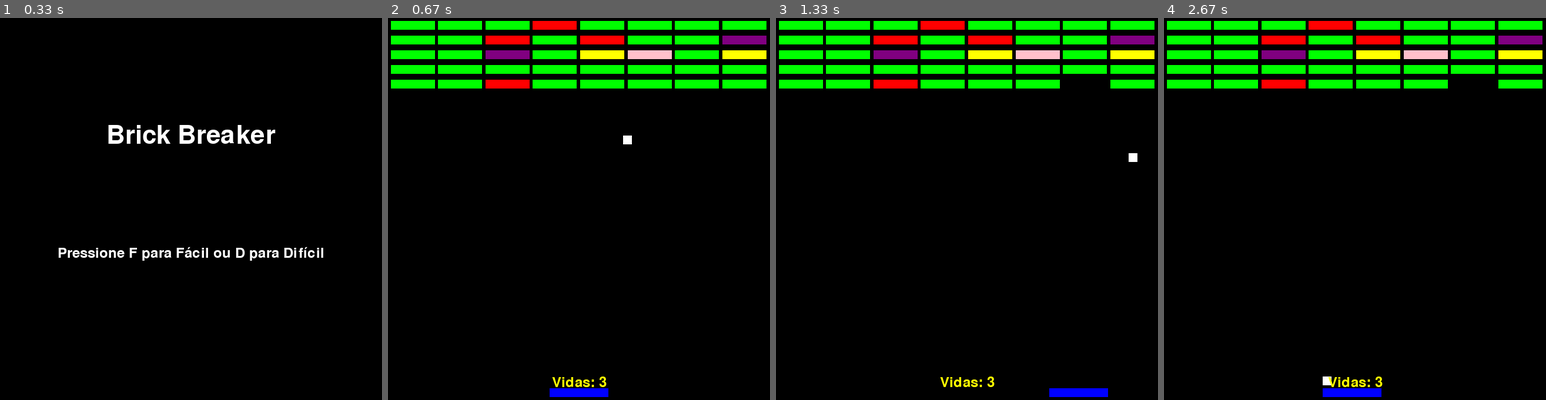
Above: before the commit, frames 1-4 (left to right).
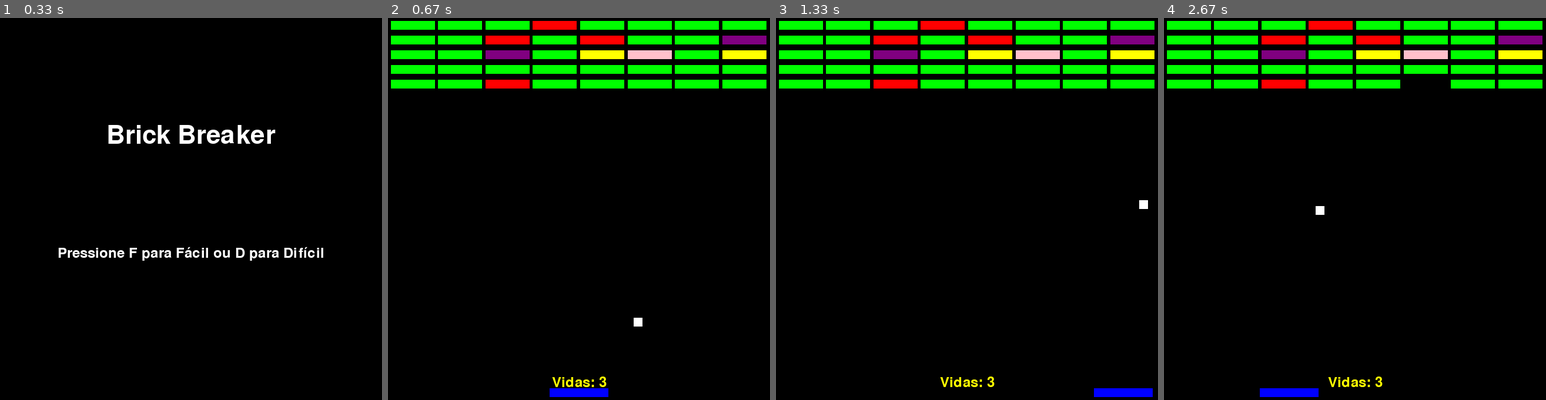
Above: after the commit, the same moments.

Repository: gustavomesc/jogo_pygame
Game: pygame game, started from jogo.py
The game is run twice, just before and just after one commit, with the same random seed, the same clock (stepped at 60 frames per second) and the same inputs.
Inputs:
- Up to frame 1 (0.33 s): no input
- Up to frame 2 (0.67 s): tap F at 0.33 s
- Up to frame 3 (1.33 s): hold Right 0.67-1.13 s; tap F at 0.73, 1.03, 1.23 s; hold Right from 1.17 s (still down)
- Up to frame 4 (2.67 s): tap F at 1.53, 1.73, 2.03, 2.3, 2.6 s; release Right at 1.63 s; hold Left 1.67-2.2 s; hold Left 2.23-2.63 s

Frame 1 is identical in both runs. In frame 2, 0.1% of the frame differs, in the area x 61-67%, y 30-81%; in frame 3, 0.9%; in frame 4, 1.3%, in the area x 25-87%, y 16-100%.

Commit message:
Ajustes 3

Diff:
--- a/jogo.py
+++ b/jogo.py
@@ -16,15 +16,13 @@
     pygame.mixer.music.play(-1, 0.0)
 
 def iniciar_musica_tela_inicial():
-    pygame.mixer.music.load('musica_tela_inicial.mp3')  # Música da tela inicial
+    pygame.mixer.music.load('musica_tela_inicial.mp3')
     pygame.mixer.music.set_volume(0.5)
-    pygame.mixer.music.play(-1, 0.0)  # Loop infinito a partir de 0.0 segundos
-
-# Função para iniciar a música de vitória
+    pygame.mixer.music.play(-1, 0.0)
 def iniciar_musica_vitoria():
-    pygame.mixer.music.load('musica_vitoria.mp3')  # Música de vitória
+    pygame.mixer.music.load('musica_vitoria.mp3')
     pygame.mixer.music.set_volume(0.5)
-    pygame.mixer.music.play(0, 0.0)  # Toca uma vez, sem loop
+    pygame.mixer.music.play(0, 0.0)
 
 tamanho_tela = (650, 650)
 tela = pygame.display.set_mode(tamanho_tela)
@@ -171,11 +169,11 @@
 
         keys = pygame.key.get_pressed()
         if keys[pygame.K_RIGHT]:
-            if (jogador.x + tamanho_jogador) < tamanho_tela[0]:
-                jogador.x += 5
+            if (jogador.x + jogador.width) < tamanho_tela[0]:
+                jogador.x += 7
         if keys[pygame.K_LEFT]:
             if jogador.x > 0:
-                jogador.x -= 5
+                jogador.x -= 7
 
         bola.x += movimento_bola[0]
         bola.y += movimento_bola[1]
@@ -186,6 +184,7 @@
             movimento_bola[1] = -movimento_bola[1]
         if bola.y + tamanho_bola >= tamanho_tela[1]:
             vidas -= 1
+            jogador.width = tamanho_jogador
             if vidas <= 0:
                 tela_derrota()
                 return
@@ -208,8 +207,8 @@
                     elif poder_ativo == "diminuir_jogador":
                         jogador.width /= 2
                     elif poder_ativo == "aumentar_velocidade":
-                        movimento_bola[0] *= 1.5
-                        movimento_bola[1] *= 1.5
+                        movimento_bola[0] *= 1.3
+                        movimento_bola[1] *= 1.3
                     elif poder_ativo == "vida_extra":
                         vidas += 1
                 break
@@ -240,6 +239,7 @@
         clock.tick(60)
 
 while True:
+    bola.x = jogador.x + jogador.width // 2 - tamanho_bola // 2
+    bola.y = jogador.y - tamanho_bola - 5
     modo = tela_inicial()
     jogo_principal(modo)
-    tamanho_jogador = 100 #ainda tem que ajustar o tamanho de um jogo para outro
